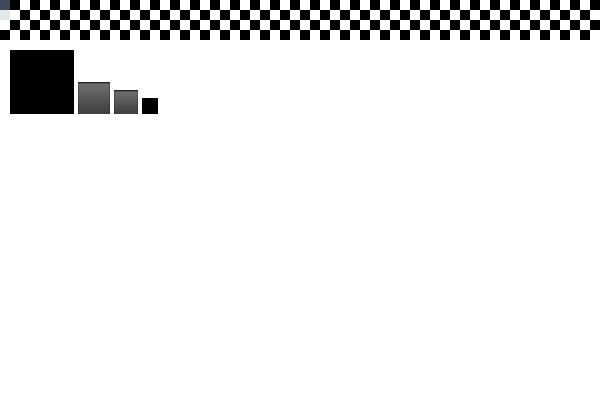
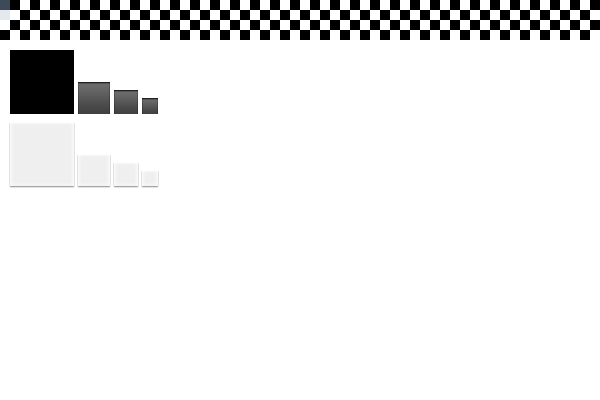
Before/after of a 600px x 400px layered artwork. What changed in the layer stack:
added group "Icons white" with 4 layers above "Icons dark" over [10, 122, 158, 186]
added layer "64" (1st of 2, in "Icons white") in group "Icons white" over [10, 123, 74, 186]
added layer "32" (1st of 2, in "Icons white") in group "Icons white" over [78, 155, 110, 186]
added layer "24" (1st of 2, in "Icons white") in group "Icons white" over [114, 163, 138, 186]
added layer "16" (1st of 2, in "Icons white") in group "Icons white" over [142, 171, 158, 186]
